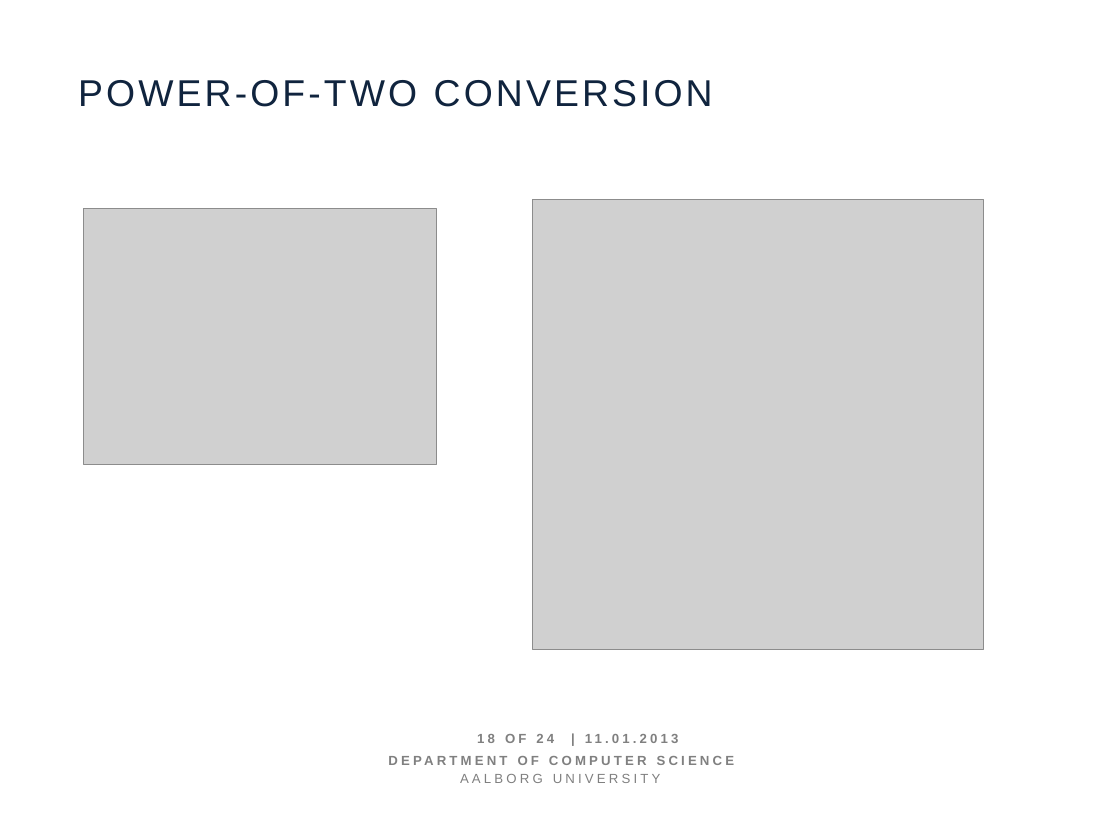
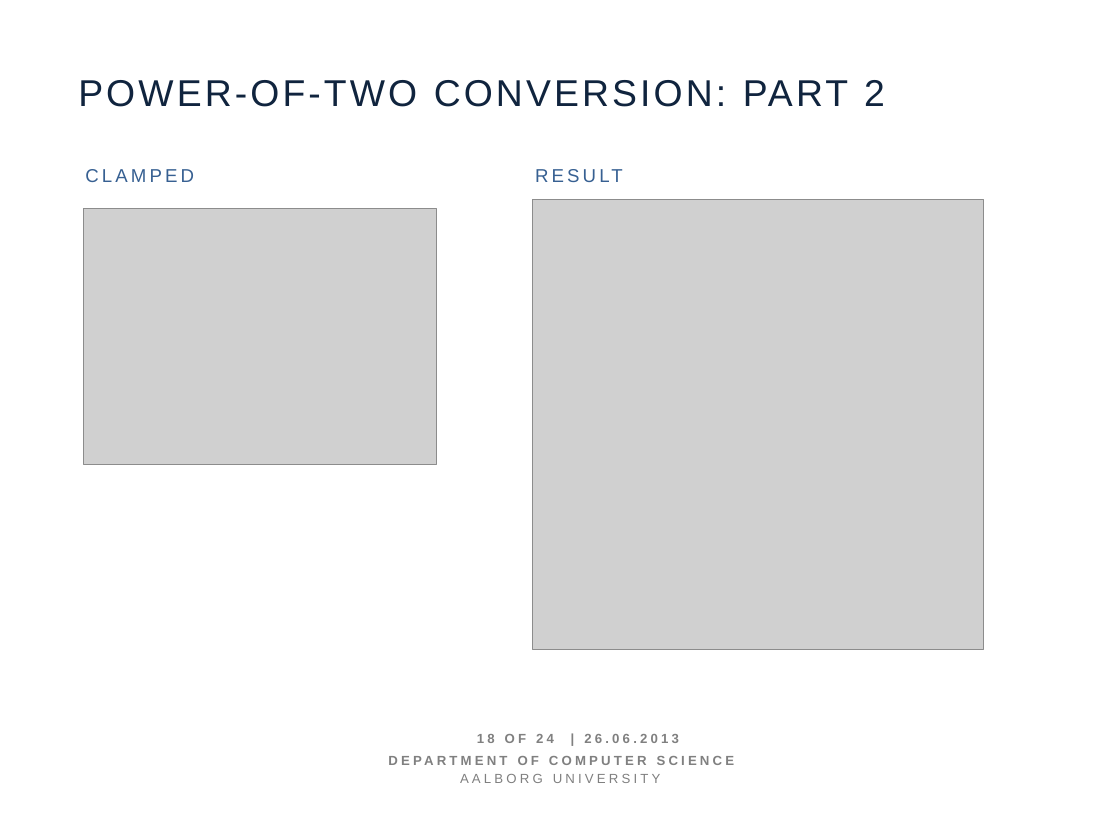
Before and after one commit to figa12/sw606f13, a slide deck: slide 18 of slides/main.pptx. Drawn at 1120x840 pixels with LibreOffice and Linux fonts; fonts in the diff are those of the drawing; grey boxes stand for pictures. Boxes give left, top, right and bottom in pixels: in the first picture for what was removed or moved away, otherwise in the second. Text is boxed around its words. In the diff, an @@ line names an element or a change of style, - is before the commit and + after.

```diff
--- a/slides/main.pptx
+++ b/slides/main.pptx
@@ text at bbox=[78, 80, 885, 107]: text changed @@
-POWER-OF-TWO CONVERSION
+POWER-OF-TWO CONVERSION: PART 2
@@ text added at bbox=[85, 169, 194, 182], 12 pt, text #376092 @@
+CLAMPED
@@ text added at bbox=[533, 165, 736, 199], 12 pt, text #376092 @@
+RESULT
@@ text at bbox=[477, 734, 678, 743]: text changed @@
-18 OF 24 | 11.01.2013
+18 OF 24 | 26.06.2013
```
Also in this commit, not shown: 6 other slides changed.
